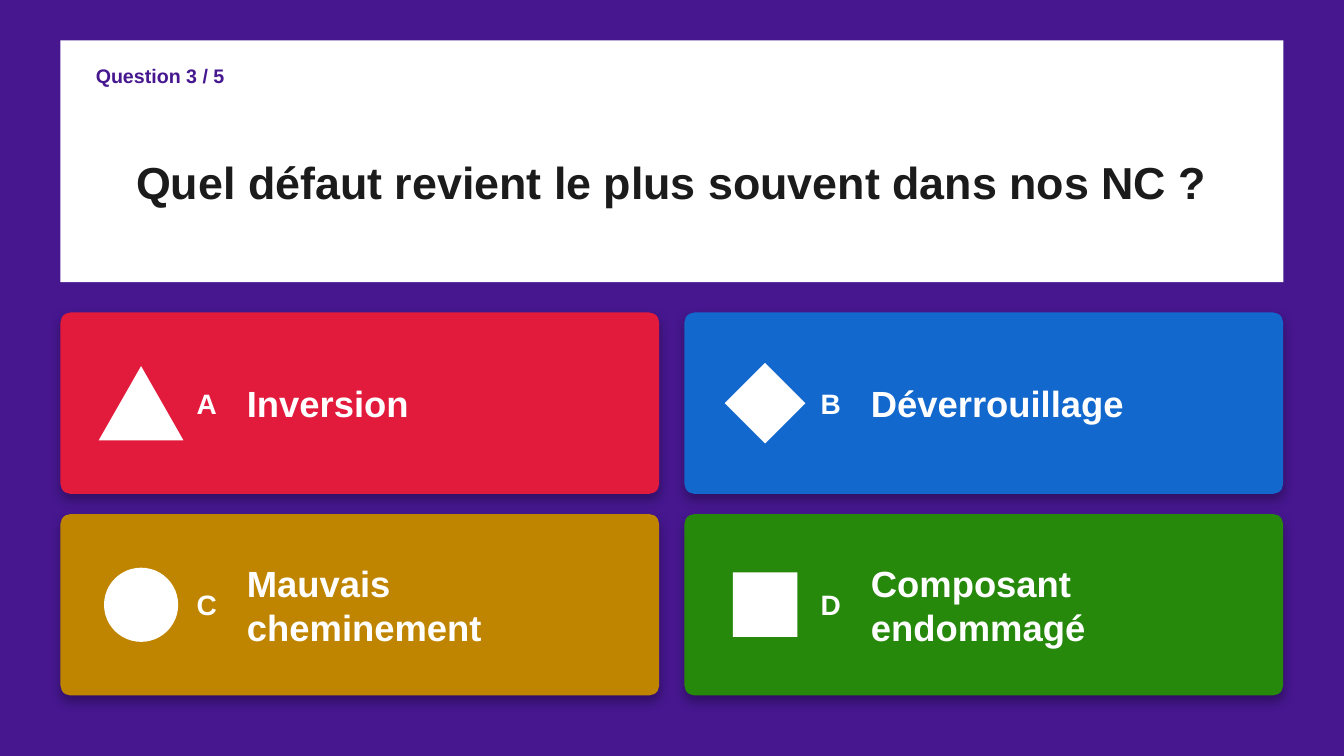
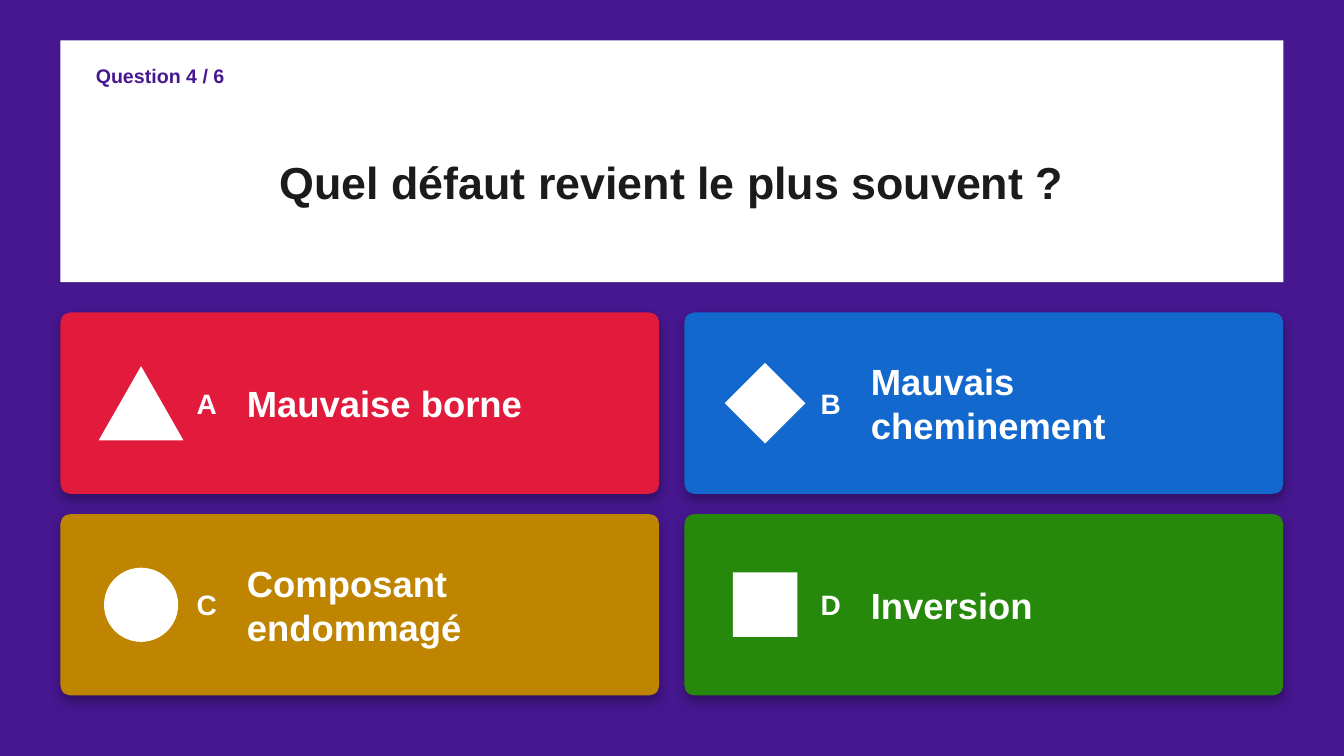
Before and after one commit to moudimash99/FTO2_NC_handover, a slide deck: slide 8 of 03_reports/quiz/Quiz_NC_FTO2.pptx (slide 6 before the commit). Drawn at 1344x756 pixels with LibreOffice and Linux fonts; fonts in the diff are those of the drawing. Boxes give left, top, right and bottom in pixels: in the first picture for what was removed or moved away, otherwise in the second. Text is boxed around its words. In the diff, an @@ line names an element or a change of style, - is before the commit and + after.

```diff
--- a/03_reports/quiz/Quiz_NC_FTO2.pptx
+++ b/03_reports/quiz/Quiz_NC_FTO2.pptx
@@ text at (96,68,224,87): text changed @@
-Question 3 / 5
+Question 4 / 6
@@ title at (279,166,1024,208): text changed @@
-Quel défaut revient le plus souvent dans nos NC ?
+Quel défaut revient le plus souvent ?
@@ text at (871,368,1106,440): text changed @@
-Déverrouillage
+Mauvais cheminement
@@ text at (247,390,522,418): text changed @@
-Inversion
+Mauvaise borne
@@ text at (247,571,461,648): text changed @@
-Mauvais cheminement
+Composant endommagé
@@ text at (871,592,1033,620): text changed @@
-Composant endommagé
+Inversion
```
Also in this commit, not shown: 8 other slides changed, 5 slides added, 3 slides removed.
